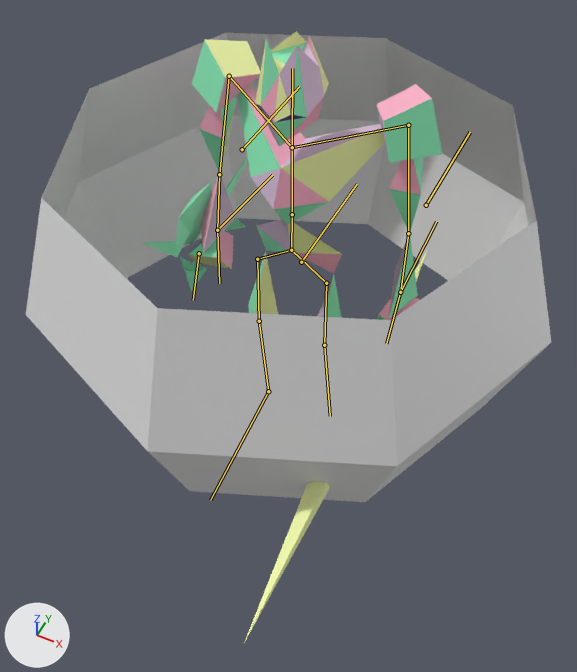
What one commit did to the glTF model Models/Player/playerGame.glb.
Rendered twice from a camera (50 mm lens) standing at (6.75, -13.69, 21.13) and looking at (0.34, -0.87, 5.11). The axes (+X, +Y, +Z) are drawn at lower left. The lights are the same throughout. The older version comes first. The bones that change, and the others that lie on the model, are drawn over the model as lines.

Objects in the first picture: 'Cube.001', 'EscudoAura.001', 'Player.001', 'Sword.001'.
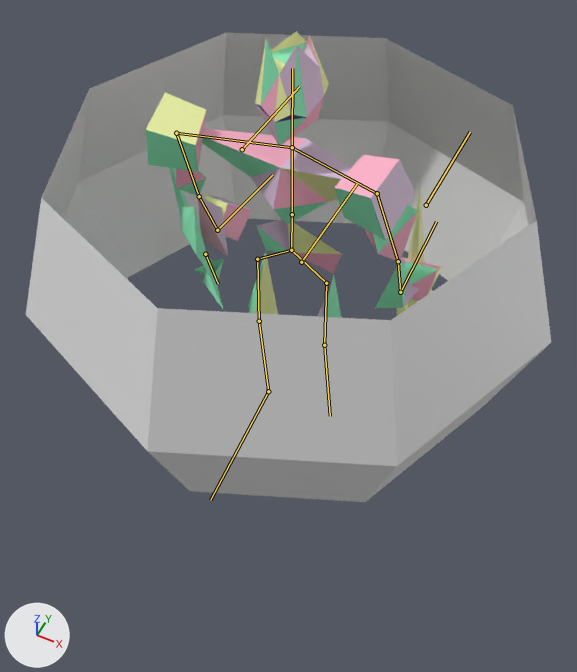
The newer file adds an action. The first version stands in its rest pose; the second is drawn at frame 0 of the action 'IdleAction.001'.

What the commit changed:
Bone 'Shoulder_r' (bone_shoulder_r) turns from (0, 0, 0) to (51, 17, 10) degrees about its own x, y and z.
Bone 'Hand_r' (bone_hand_r) turns from (0, 0, 0) to (-67, -45, 2) degrees about its own x, y and z.
Bone 'Shoulder_l' (bone_shoulder_l) turns from (0, 0, 0) to (51, -17, -10) degrees about its own x, y and z.
Bone 'Hand_l' (bone_hand_l) turns from (0, 0, 0) to (-62, 45, 2) degrees about its own x, y and z.

Boxes (x1, y1, x2, y2) around the edits, measured in the pictures (577 x 672 px):
'Player.001', posed (16% wider)
    before: (188, 31, 442, 320)
    after: (146, 31, 442, 318)
'Sword.001', posed
    before: (244, 251, 427, 643)
    after: (396, 187, 433, 316)
'Cube.001', no longer drawn
    before: (143, 157, 248, 292)
'Cube.007', now drawn (green)
    after: (169, 168, 224, 310)
bone 'Shoulder_r', root to tip
    before: (292, 147) to (408, 125)
    after: (292, 147) to (377, 193)
bone 'Hand_r', root to tip
    before: (400, 292) to (386, 343)
    after: (400, 292) to (422, 249)
bone 'Shoulder_l', root to tip
    before: (292, 147) to (229, 76)
    after: (292, 147) to (176, 133)
bone 'Hand_l', root to tip
    before: (217, 230) to (219, 283)
    after: (217, 230) to (251, 196)
